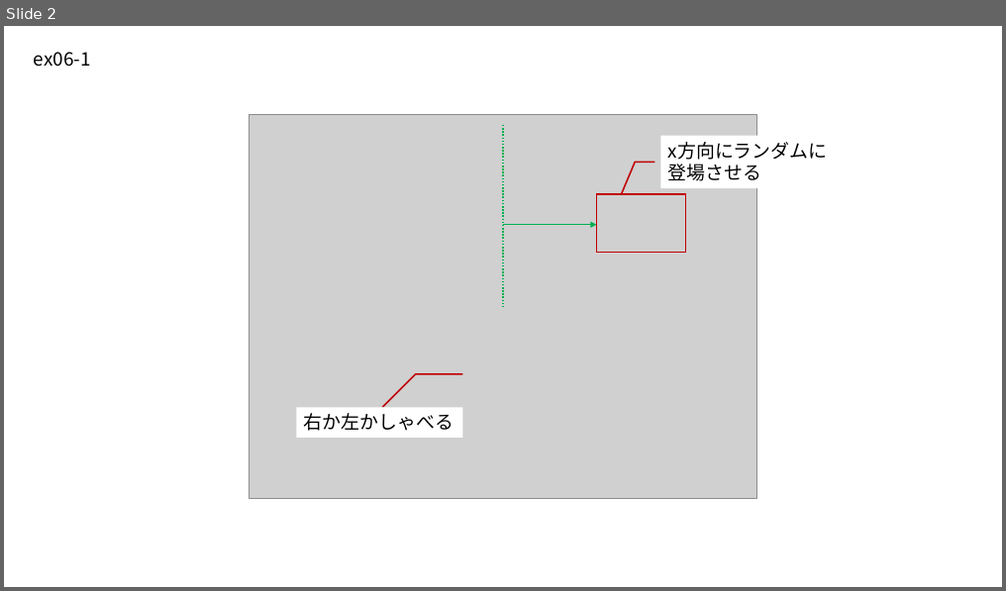
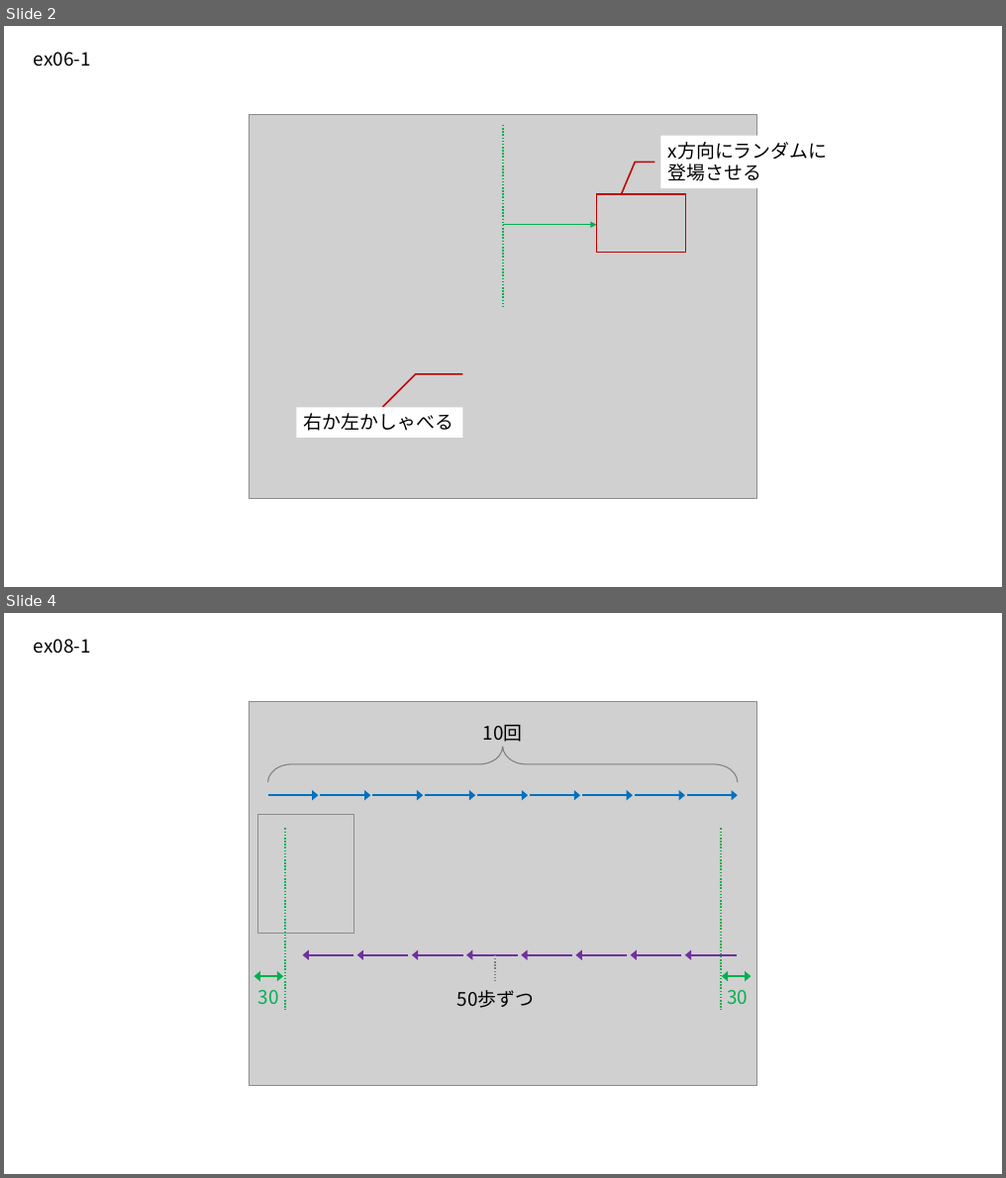
Before and after one commit to p5nyan/p5nyan.github.io, a slide deck: lesson/fig/ex-figs.pptx. Shown one above the other, each under a label of ours: slide 2 before the commit, slides 2 and 4 after it; the slides between them are not shown. The pictures are 1006x591 and 1006x1178 pixels, drawn with LibreOffice and Linux fonts; fonts in the diff are those of the drawing; grey boxes stand for pictures. Boxes give left, top, right and bottom in pixels: in the first picture for what was removed or moved away, otherwise in the second. Text is boxed around its words. In the diff, an @@ line names an element or a change of style, - is before the commit and + after.

```diff
--- a/lesson/fig/ex-figs.pptx
+++ b/lesson/fig/ex-figs.pptx
@@ slide 4 added at bbox=[4, 613, 1002, 1174], background #FFFFFF @@
@@ text added at bbox=[34, 639, 91, 654], 18 pt, text #000000 @@
+ex08-1
@@ picture added at bbox=[249, 701, 757, 1086] @@
@@ text added at bbox=[483, 725, 523, 742], 18 pt, text #000000 @@
+10回
@@ left brace added at bbox=[268, 747, 738, 782], outline #808080 1 pt @@
@@ picture added at bbox=[258, 814, 354, 933] @@
@@ arrow added from (268, 796) to (319, 796), #0070C0 1.5 pt @@
@@ arrow added from (321, 796) to (371, 796), #0070C0 1.5 pt @@
@@ arrow added from (373, 796) to (423, 796), #0070C0 1.5 pt @@
@@ arrow added from (426, 796) to (475, 796), #0070C0 1.5 pt @@
@@ arrow added from (478, 796) to (528, 796), #0070C0 1.5 pt @@
@@ arrow added from (531, 796) to (580, 796), #0070C0 1.5 pt @@
@@ arrow added from (583, 796) to (633, 796), #0070C0 1.5 pt @@
@@ arrow added from (635, 796) to (685, 796), #0070C0 1.5 pt @@
@@ arrow added from (687, 796) to (738, 796), #0070C0 1.5 pt @@
@@ line added from (285, 829) to (285, 1011), #00B050 1.5 pt dashed @@
@@ line added from (721, 829) to (721, 1011), #00B050 1.5 pt dashed @@
@@ arrow added from (353, 956) to (303, 956), #7030A0 1.5 pt @@
@@ arrow added from (408, 956) to (357, 956), #7030A0 1.5 pt @@
@@ arrow added from (463, 956) to (412, 956), #7030A0 1.5 pt @@
@@ arrow added from (518, 956) to (466, 956), #7030A0 1.5 pt @@
@@ line added from (495, 956) to (495, 982), #808080 1.5 pt dashed @@
@@ arrow added from (572, 956) to (522, 956), #7030A0 1.5 pt @@
@@ arrow added from (627, 956) to (576, 956), #7030A0 1.5 pt @@
@@ arrow added from (681, 956) to (631, 956), #7030A0 1.5 pt @@
@@ arrow added from (737, 956) to (685, 956), #7030A0 1.5 pt @@
@@ double arrow added from (254, 977) to (283, 977), #00B050 1.5 pt @@
@@ text added at bbox=[258, 990, 279, 1005], 18 pt, text #00B050 @@
+30
@@ text added at bbox=[457, 990, 535, 1008], 18 pt, text #000000 @@
+50歩ずつ
@@ double arrow added from (722, 977) to (751, 977), #00B050 1.5 pt @@
@@ text added at bbox=[727, 990, 747, 1005], 18 pt, text #00B050 @@
+30
```
Also in this commit, not shown: 1 other slide added, 13 other files.
